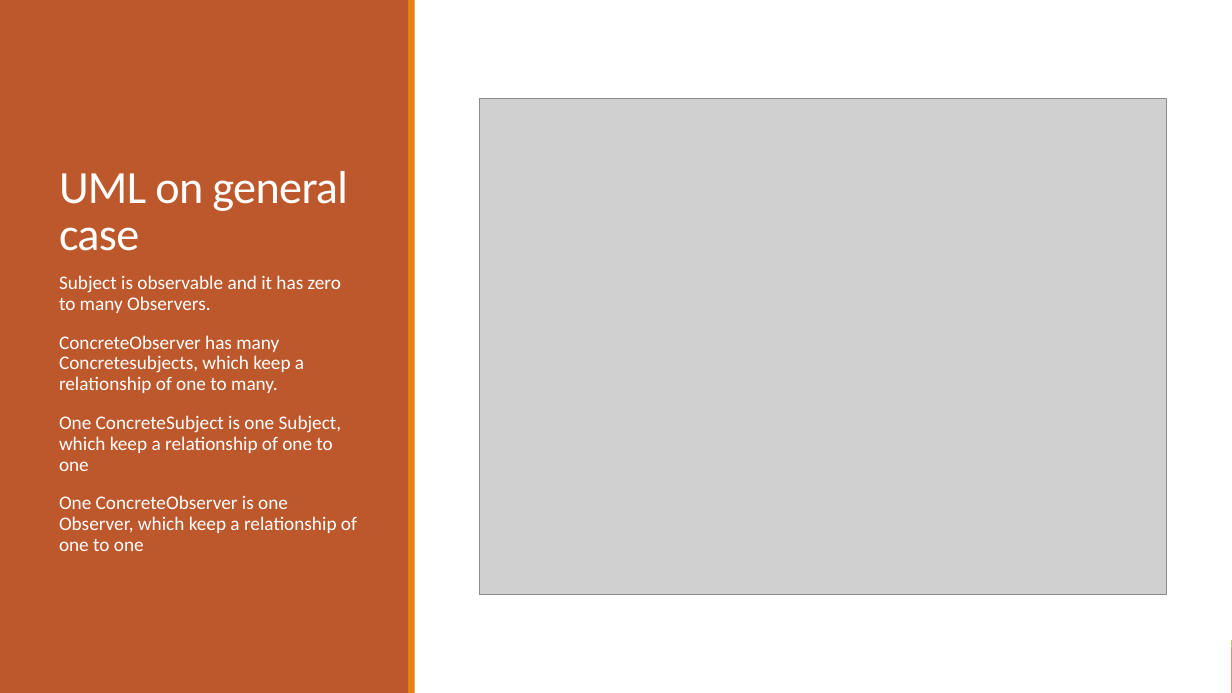
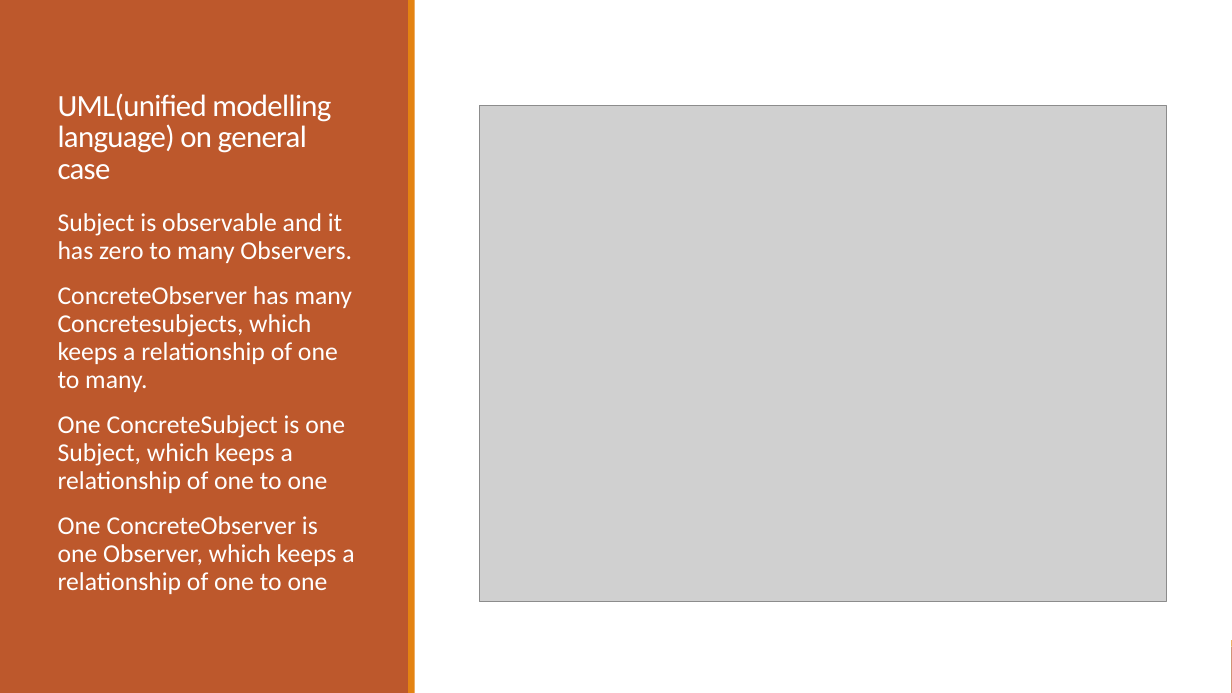
Before and after one commit to yukun093/observerPattern, a slide deck: slide 10 of observerPattern.pptx (slide 7 before the commit). Drawn at 1232x693 pixels with LibreOffice and Linux fonts; fonts in the diff are those of the drawing; grey boxes stand for pictures. Boxes give left, top, right and bottom in pixels: in the first picture for what was removed or moved away, otherwise in the second. Text is boxed around its words. In the diff, an @@ line names an element or a change of style, - is before the commit and + after.

```diff
--- a/observerPattern.pptx
+++ b/observerPattern.pptx
@@ title at box(58, 94, 331, 180): text changed; size 36 to 24 pt @@
-UML on general case
+UML(unified modelling language) on general case
@@ picture: place and size @@
-picture at box(480, 98, 1166, 594)
+picture at box(480, 105, 1166, 602)
@@ text "Subject is observable and it ...": place and size @@
-text "Subject is observable and it ..." at box(59, 275, 357, 551)
+text "Subject is observable and it ..." at box(58, 213, 354, 594)
@@ text at box(58, 213, 352, 263): size 15 to 20 pt in "Subject is observable and it has zero ..." @@
@@ text at box(58, 286, 354, 594): text changed; size 15 to 20 pt @@
-  ConcreteObserver has many Concretesubjects, which keep a relationship of one to many.
-  One ConcreteSubject is one Subject, which keep a relationship of one to one
-  One ConcreteObserver is one Observer, which keep a relationship of one to one
+  ConcreteObserver has many Concretesubjects, which keeps a relationship of one to many.
+  One ConcreteSubject is one Subject, which keeps a relationship of one to one
+  One ConcreteObserver is one Observer, which keeps a relationship of one to one
```
Also in this commit, not shown: 8 other slides changed, 9 slides added, 2 slides removed.
